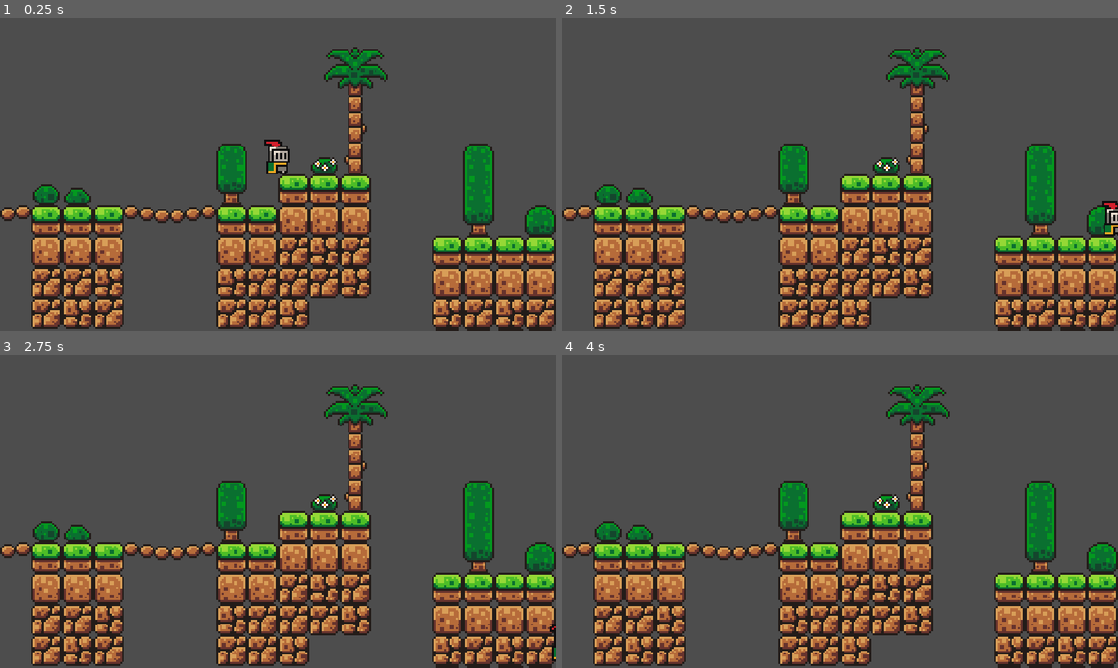
Above: before the commit, frames 1-4 (two rows, left to right).
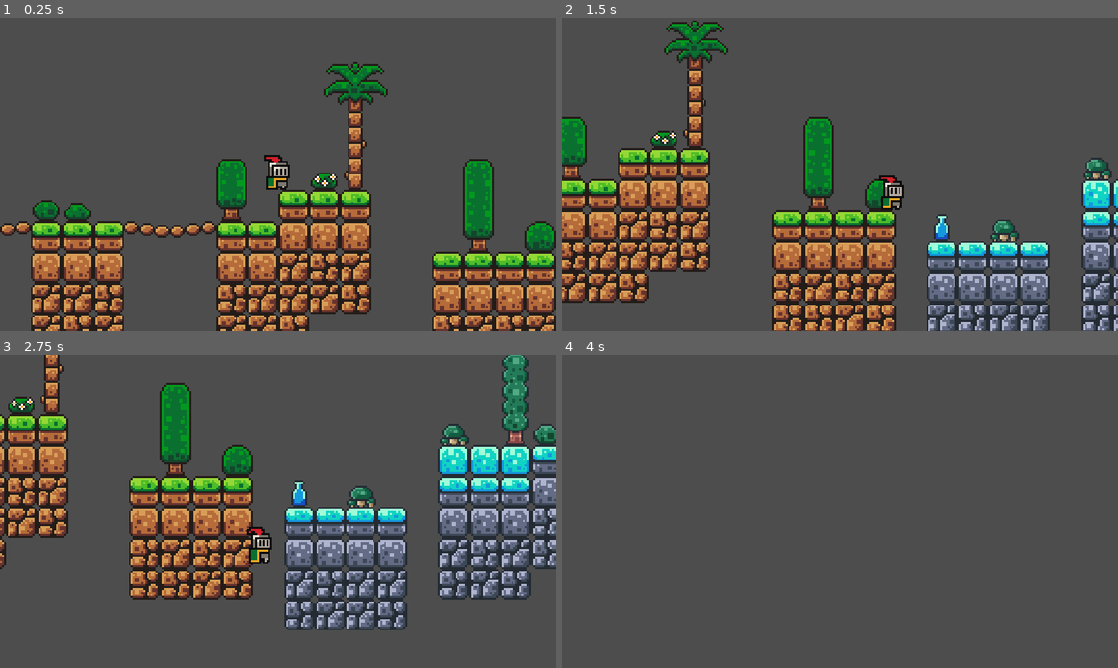
Above: after the commit, the same moments.

Repository: Yasin-85/Godot-Learning
Game: Godot game, scene res://game.tscn
The game is run twice, just before and just after one commit, with the same random seed, the same clock (stepped at 60 frames per second) and the same inputs.
Inputs:
- Up to frame 1 (0.25 s): no input
- Up to frame 2 (1.5 s): tap Enter (ui_accept) at 0.5, 0.77 s; hold Right (ui_right) from 0.53 s (still down)
- Up to frame 3 (2.75 s): tap Enter (ui_accept) at 1.52 s; release Right (ui_right) at 2.03 s; hold Left (ui_left) from 2.03 s (still down)
- Up to frame 4 (4 s): release Left (ui_left) at 2.78 s; hold Right (ui_right) from 2.78 s (still down); tap Enter (ui_accept) at 3.02, 3.5, 3.77 s

The runs differ from the first frame. In frame 1, 25% of the frame differs, in the area x 0-100%, y 9-100%; in frame 2, 43%; in frame 3, 53%, in the area x 0-100%, y 0-100%; in frame 4, 30%.

Commit message:
added a platform scene and gave it a one way collision,    also why so many commits ?   i wanna get used to git CLI so im spamming commits all the way for me to get used to it, duh

Diff:
--- a/Scenes/player.tscn
+++ b/Scenes/player.tscn
@@ -44,6 +44,7 @@
 height = 14.0
 
 [node name="Player" type="CharacterBody2D" unique_id=603595992]
+z_index = 5
 script = ExtResource("1_cvnsp")
 
 [node name="AnimatedSprite2D" type="AnimatedSprite2D" parent="." unique_id=1881259615]
--- a/game.tscn
+++ b/game.tscn
@@ -2,6 +2,7 @@
 
 [ext_resource type="PackedScene" uid="uid://ddd1ycu7idsy1" path="res://Scenes/player.tscn" id="1_80nbo"]
 [ext_resource type="Texture2D" uid="uid://bssdk42sodotd" path="res://Assets/sprites/world_tileset.png" id="2_e2o6t"]
+[ext_resource type="PackedScene" uid="uid://cq8rk357but7i" path="res://Scenes/platform.tscn" id="3_feb5d"]
 
 [sub_resource type="TileSetAtlasSource" id="TileSetAtlasSource_feb5d"]
 texture = ExtResource("2_e2o6t")
@@ -178,5 +179,13 @@
 
 [node name="Player" parent="." unique_id=603595992 instance=ExtResource("1_80nbo")]
 
-[node name="Camera2D" type="Camera2D" parent="." unique_id=1269541292]
+[node name="Camera2D" type="Camera2D" parent="Player" unique_id=1269541292]
+position = Vector2(0, -8)
 zoom = Vector2(4, 4)
+position_smoothing_enabled = true
+
+[node name="Platform" parent="." unique_id=1315641606 instance=ExtResource("3_feb5d")]
+position = Vector2(64, 5)
+
+[node name="Platform2" parent="." unique_id=1167782993 instance=ExtResource("3_feb5d")]
+position = Vector2(64, 37)
